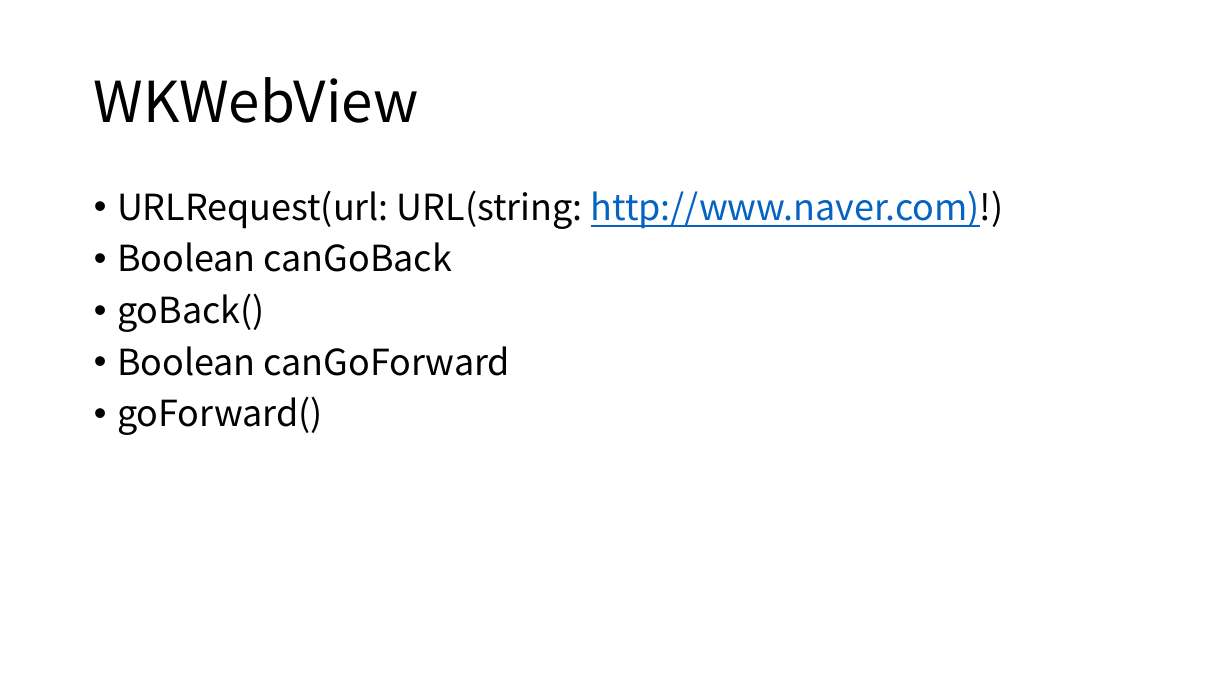
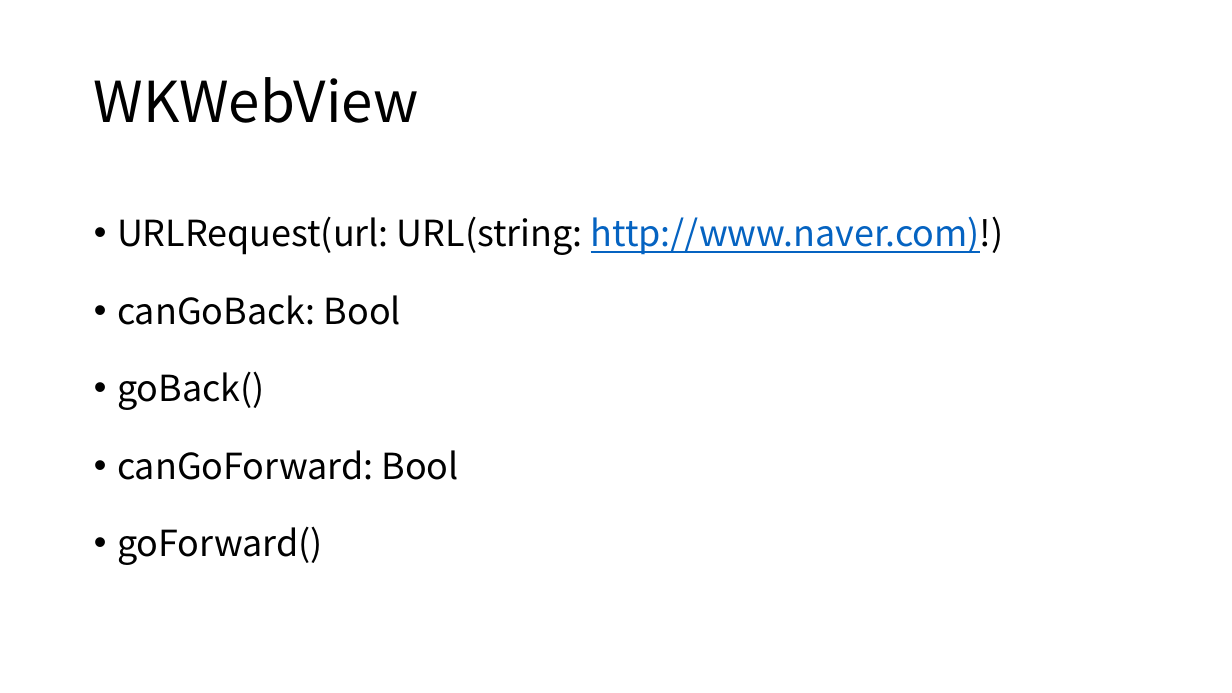
Before and after one commit to ios-lec-2019-01/PPT, a slide deck: slide 3 of 01_Webkit_framework.pptx. Drawn at 1232x693 pixels with LibreOffice and Linux fonts; fonts in the diff are those of the drawing. Boxes give left, top, right and bottom in pixels: in the first picture for what was removed or moved away, otherwise in the second. Text is boxed around its words. In the diff, an @@ line names an element or a change of style, - is before the commit and + after.

```diff
--- a/01_Webkit_framework.pptx
+++ b/01_Webkit_framework.pptx
@@ text at (x1=117, y1=216, x2=1004, y2=565): line spacing 0.9 to 1.5 @@
@@ text at (x1=117, y1=295, x2=401, y2=325): text changed @@
-• Boolean canGoBack
+• canGoBack: Bool
@@ text at (x1=117, y1=450, x2=459, y2=480): text changed @@
-• Boolean canGoForward
+• canGoForward: Bool
```
